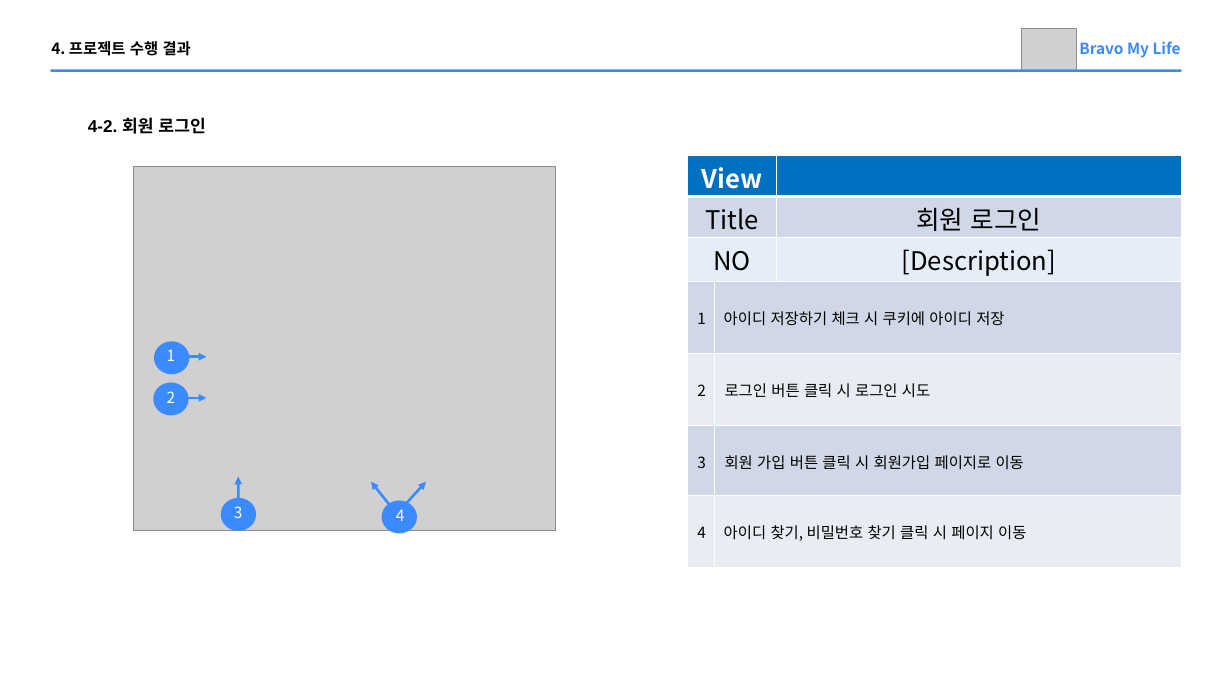
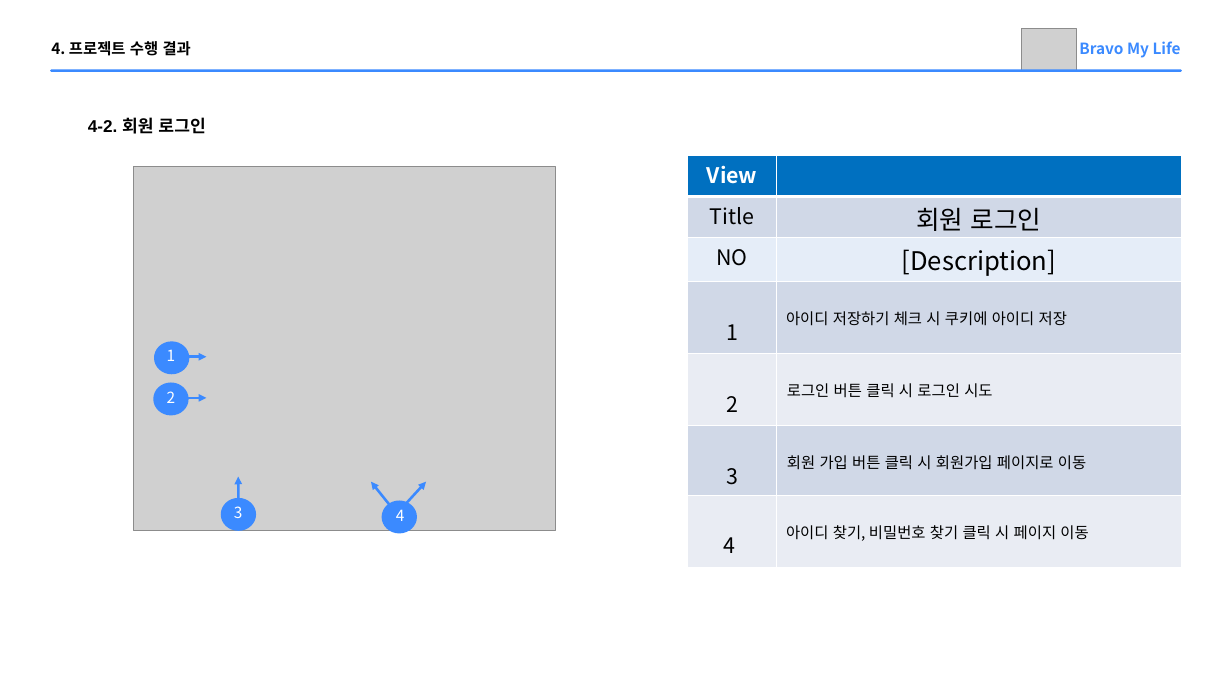
Before and after one commit to Parkjisoo00/ecommerce.saturn, a slide deck: slide 20 of resource/10.prepare/Saturn 미완성.pptx. Drawn at 1232x693 pixels with LibreOffice and Linux fonts; fonts in the diff are those of the drawing; grey boxes stand for pictures. Boxes give left, top, right and bottom in pixels: in the first picture for what was removed or moved away, otherwise in the second. Text is boxed around its words. In the diff, an @@ line names an element or a change of style, - is before the commit and + after.

```diff
--- a/resource/10.prepare/Saturn 미완성.pptx
+++ b/resource/10.prepare/Saturn 미완성.pptx
@@ table at (688, 155, 1181, 567) @@
-column 2:  |  |  | 아이디 저장하기 체크 시 쿠키에 아이디 저장 | 로그인 버튼 클릭 시 로그인 시도 | 회원 가입 버튼 클릭 시 회원가입 페이지로 이동 | 아이디 찾기, 비밀번호 찾기 클릭 시 페이지 이동
-column 3:  | 회원 로그인 | [Description] |  |  |  | 
+column 2:  | 회원 로그인 | [Description] | 아이디 저장하기 체크 시 쿠키에 아이디 저장 | 로그인 버튼 클릭 시 로그인 시도 | 회원 가입 버튼 클릭 시 회원가입 페이지로 이동 | 아이디 찾기, 비밀번호 찾기 클릭 시 페이지 이동
```
Also in this commit, not shown: 15 other slides changed.
